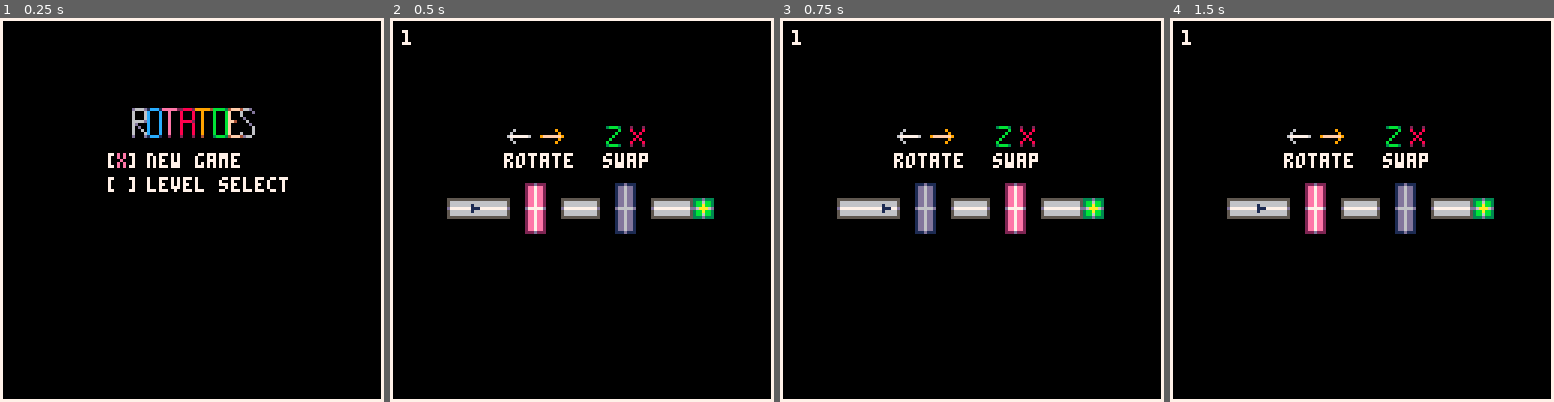
Above: before the commit, frames 1-4 (left to right).
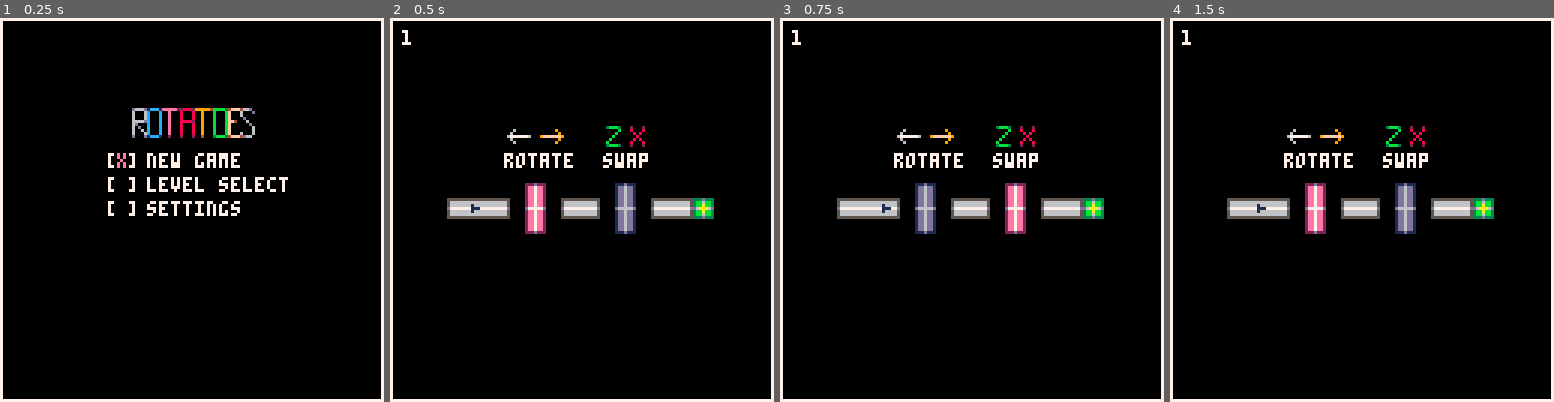
Above: after the commit, the same moments.

Repository: kreludan/rotatoes
Game: PICO-8 cartridge rotatoes.p8
Same seed, same stepped clock (60 frames per second), same inputs: the game is played once before the commit and once after it.
Inputs:
- Up to frame 1 (0.25 s): no input
- Up to frame 2 (0.5 s): tap X (X key) at 0.33 s
- Up to frame 3 (0.75 s): tap O (Z key) at 0.7 s
- Up to frame 4 (1.5 s): tap X (X key) at 1.07 s

The runs differ from the first frame. In frame 1, 0.5% of the frame differs, in the area x 28-63%, y 47-52%; in frame 2, nothing differs; in frame 3, nothing differs; in frame 4, nothing differs.

Commit message:
Some small other stuff

Diff:
--- a/rotatoes.p8
+++ b/rotatoes.p8
@@ -11,6 +11,7 @@
   in_game_menu_option = -1
   main_menu_option = 1
   level_select_option = 1
+  global_game_speed = 1
   level_num = 1 -- current level
   furthest_level_unlocked = get_furthest_level()
 end
@@ -1146,7 +1147,7 @@
 end
 
 function move_character(char)
-  char_speed = char.char_speed
+  char_speed = char.char_speed * global_game_speed
   if char.movement_dir == "right" then
     return translate_tile(char, char_speed, 0)
   elseif char.movement_dir == "left" then
@@ -1210,9 +1211,9 @@
   cls()
   _draw_ui_elements()
   sspr(0, 37, 41, 10, 44, 30)
-  y_locations = {45, 53}
-  descriptions = {"new game", "level select"}
-  x_colors = {14, 15}
+  y_locations = {45, 53, 61}
+  descriptions = {"new game", "level select", "settings"}
+  x_colors = {14, 8, 2}
   for i=1,count(descriptions) do
     print("[", 36, y_locations[i], 7)
     print("]", 42, y_locations[i], 7)
@@ -1229,9 +1230,9 @@
 
 function handle_menu_input()
   if btnp(⬆️) then
-    main_menu_option = 1
+    main_menu_option = max(1, main_menu_option-1)
   elseif btnp(⬇️) then
-    main_menu_option = 2
+    main_menu_option = min(3, main_menu_option+1)
   elseif btnp(❎) or btnp(🅾️) then
     if main_menu_option == 1 then
       _init_level(level_num)
@@ -1567,6 +1568,8 @@
         dset(0, level_number)
     end
 end
+
+-- settings: (1) colorblind mode (2) game speed (3) clear save [clear furthest level]
 -->8
 --level_select
 function generate_level_select()
--- a/src/0.global.lua
+++ b/src/0.global.lua
@@ -7,6 +7,7 @@
   in_game_menu_option = -1
   main_menu_option = 1
   level_select_option = 1
+  global_game_speed = 1
   level_num = 1 -- current level
   furthest_level_unlocked = get_furthest_level()
 end
--- a/src/4.characters.lua
+++ b/src/4.characters.lua
@@ -261,7 +261,7 @@
 end
 
 function move_character(char)
-  char_speed = char.char_speed
+  char_speed = char.char_speed * global_game_speed
   if char.movement_dir == "right" then
     return translate_tile(char, char_speed, 0)
   elseif char.movement_dir == "left" then
--- a/src/5.menu.lua
+++ b/src/5.menu.lua
@@ -3,9 +3,9 @@
   cls()
   _draw_ui_elements()
   sspr(0, 37, 41, 10, 44, 30)
-  y_locations = {45, 53}
-  descriptions = {"new game", "level select"}
-  x_colors = {14, 15}
+  y_locations = {45, 53, 61}
+  descriptions = {"new game", "level select", "settings"}
+  x_colors = {14, 8, 2}
   for i=1,count(descriptions) do
     print("[", 36, y_locations[i], 7)
     print("]", 42, y_locations[i], 7)
@@ -22,9 +22,9 @@
 
 function handle_menu_input()
   if btnp(⬆️) then
-    main_menu_option = 1
+    main_menu_option = max(1, main_menu_option-1)
   elseif btnp(⬇️) then
-    main_menu_option = 2
+    main_menu_option = min(3, main_menu_option+1)
   elseif btnp(❎) or btnp(🅾️) then
     if main_menu_option == 1 then
       _init_level(level_num)
--- a/src/8.save_data.lua
+++ b/src/8.save_data.lua
@@ -8,3 +8,5 @@
         dset(0, level_number)
     end
 end
+
+-- settings: (1) colorblind mode (2) game speed (3) clear save [clear furthest level]
